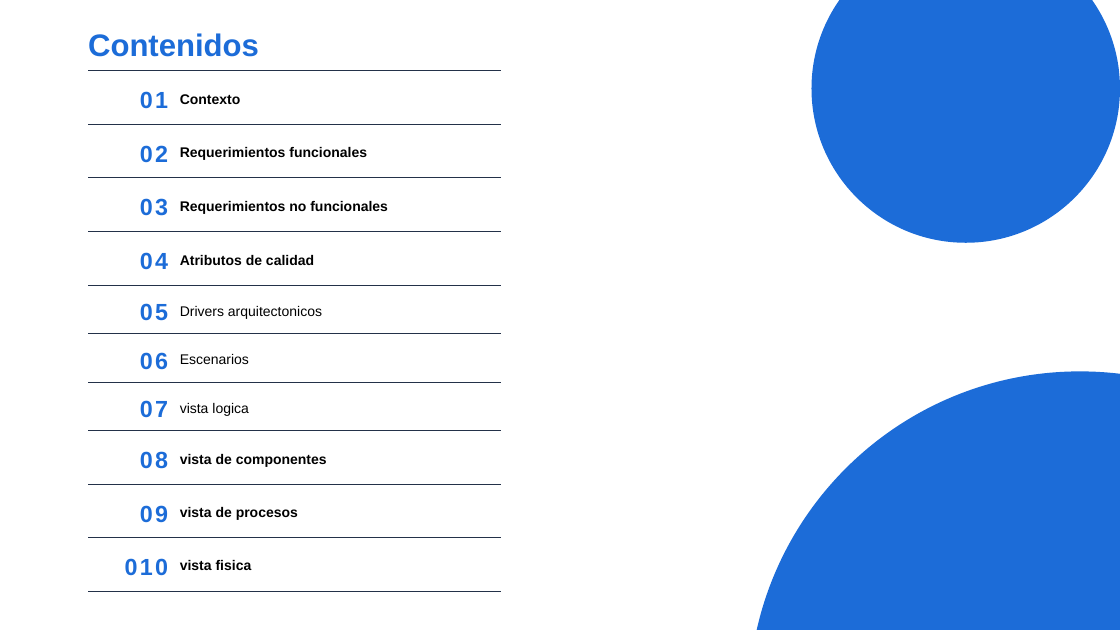
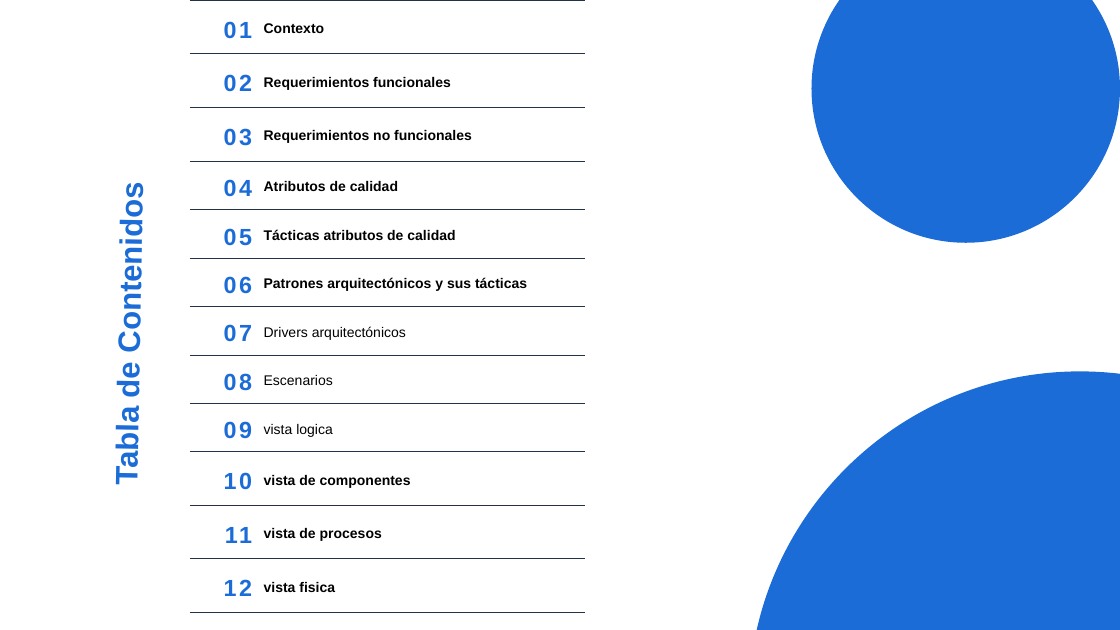
Before and after one commit to Jucer74/SoftwareArchitecture, a slide deck: slide 2 of Project/Documentos/Rommies.pptx. Drawn at 1120x630 pixels with LibreOffice and Linux fonts; fonts in the diff are those of the drawing. Boxes give left, top, right and bottom in pixels: in the first picture for what was removed or moved away, otherwise in the second. Text is boxed around its words. In the diff, an @@ line names an element or a change of style, - is before the commit and + after.

```diff
--- a/Project/Documentos/Rommies.pptx
+++ b/Project/Documentos/Rommies.pptx
@@ table at (x1=190, y1=0, x2=585, y2=612) @@
-row 5: 05 | Drivers arquitectonicos
-row 6: 06 | Escenarios
-row 7: 07 | vista logica
-row 8: 08 | vista de componentes
-row 9: 09 | vista de procesos
-row 10: 010 | vista fisica
+row 5: 05 | Tácticas atributos de calidad
+row 6: 06 | Patrones arquitectónicos y sus tácticas
+row 7: 07 | Drivers arquitectónicos
+row 8: 08 | Escenarios
+row 9: 09 | vista logica
+row 10: 10 | vista de componentes
+row 11: 11 | vista de procesos
+row 12: 12 | vista fisica
@@ table resized from (x1=88, y1=71, x2=501, y2=591) to (x1=190, y1=0, x2=585, y2=612) @@
@@ text "Tabla de Contenidos" at (x1=109, y1=200, x2=150, y2=484): rotation 0 to 271 degrees @@
@@ text at (x1=109, y1=200, x2=150, y2=484): text changed @@
-Contenidos
+Tabla de Contenidos
```
Also in this commit, not shown: 1 other slide changed, 6 slides added, 1 other file.
